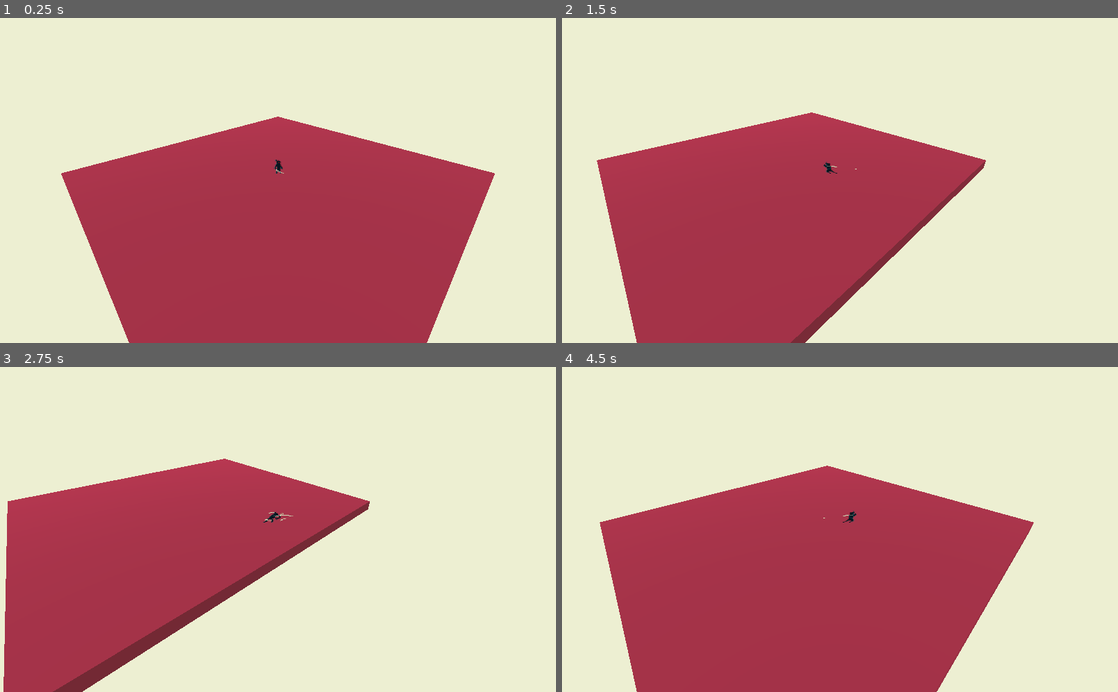
Above: before the commit, frames 1-4 (two rows, left to right).
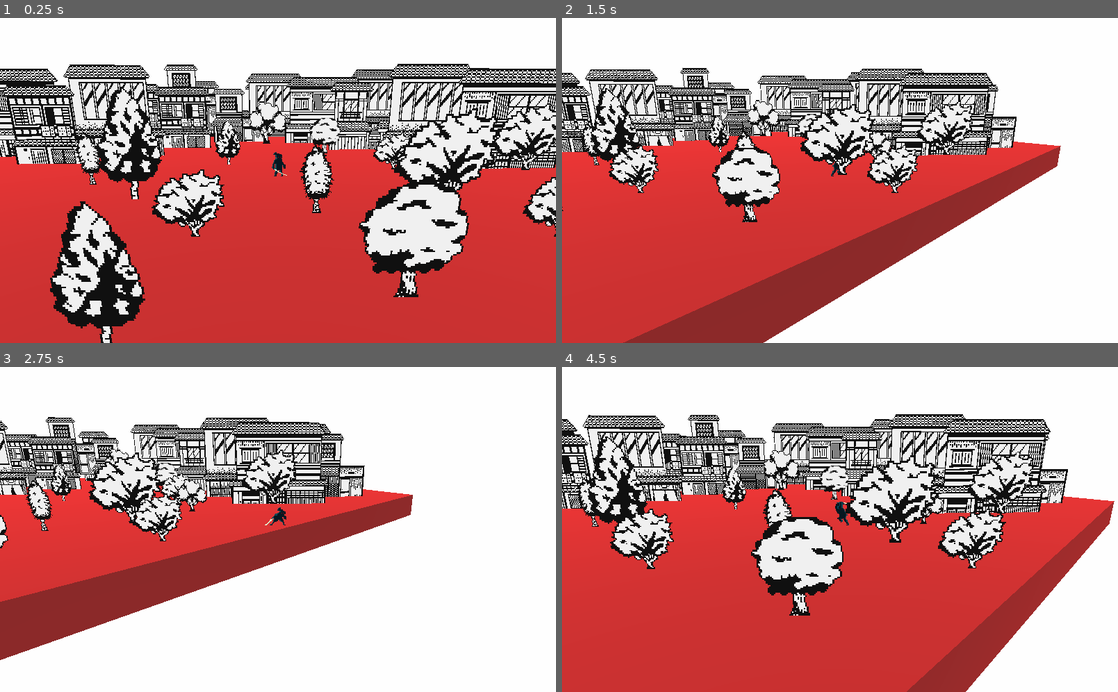
Above: after the commit, the same moments.

Repository: YottaYocta/Bushido
Game: Godot game, scene res://Game.tscn
Same seed, same stepped clock (60 frames per second), same inputs: the game is played once before the commit and once after it.
Inputs:
- Up to frame 1 (0.25 s): no input
- Up to frame 2 (1.5 s): hold D (right) 0.53-1.28 s; tap Space (dash) at 0.6, 1.35 s; hold S (backward) from 1.28 s (still down)
- Up to frame 3 (2.75 s): release S (backward) at 2.03 s; hold D (right) from 2.03 s (still down); tap Space (dash) at 2.1 s
- Up to frame 4 (4.5 s): release D (right) at 2.78 s; hold W (forward) 2.78-3.53 s; tap Space (dash) at 2.85, 3.6, 4.35 s; hold A (left) from 3.53 s (still down)

The runs differ from the first frame. In frame 1, 100% of the frame differs, in the area x 0-100%, y 0-100%; in frame 2, 100%; in frame 3, 100%; in frame 4, 100%.

Commit message:
added randomized sprites

Diff:
--- a/Game.tscn
+++ b/Game.tscn
@@ -1,12 +1,14 @@
-[gd_scene load_steps=6 format=2]
+[gd_scene load_steps=8 format=2]
 
 [ext_resource path="res://game/Player.tscn" type="PackedScene" id=1]
 [ext_resource path="res://game/Platform.tscn" type="PackedScene" id=2]
 [ext_resource path="res://Deadzone.gd" type="Script" id=3]
+[ext_resource path="res://game/RandomBuilding.tscn" type="PackedScene" id=4]
+[ext_resource path="res://game/RandomObject.tscn" type="PackedScene" id=5]
 
 [sub_resource type="Environment" id=2]
 background_mode = 1
-background_color = Color( 0.933333, 0.941176, 0.827451, 1 )
+background_color = Color( 1, 1, 1, 1 )
 ambient_light_color = Color( 1, 1, 1, 1 )
 ambient_light_energy = 0.0
 
@@ -25,6 +27,7 @@
 transform = Transform( -0.278623, 0.895027, 0.348277, -0.0465436, -0.374795, 0.925939, 0.959272, 0.241778, 0.146084, -0.00130463, 1.68005, 0 )
 
 [node name="Platform" parent="." instance=ExtResource( 2 )]
+transform = Transform( 4, 0, 0, 0, 0.2, 0, 0, 0, 4, -1, -0.2, -1 )
 
 [node name="Deadzone" type="Area" parent="."]
 transform = Transform( 1, 0, 0, 0, 1, 0, 0, 0, 1, 0, -2, 0 )
@@ -33,4 +36,114 @@
 [node name="CollisionShape" type="CollisionShape" parent="Deadzone"]
 shape = SubResource( 3 )
 
+[node name="Buildings" type="Spatial" parent="."]
+transform = Transform( 0.99889, 0, 0.0471065, 0, 1.3, 0, -0.0471065, 0, 0.99889, -0.57042, -0.25614, -1.04492 )
+
+[node name="Random Building9" parent="Buildings" instance=ExtResource( 4 )]
+transform = Transform( 0.353554, 0, 0.353554, 0, 0.5, 0, -0.353554, 0, 0.353554, -2.4277, 0.535572, 2.73323 )
+
+[node name="Random Building10" parent="Buildings" instance=ExtResource( 4 )]
+transform = Transform( 0.353554, 0, 0.353554, 0, 0.5, 0, -0.353554, 0, 0.353554, -2.32925, 0.535572, 1.75606 )
+
+[node name="Random Building11" parent="Buildings" instance=ExtResource( 4 )]
+transform = Transform( 0.353554, 0, 0.353554, 0, 0.5, 0, -0.353554, 0, 0.353554, -2.21525, 0.535572, 0.624483 )
+
+[node name="Random Building12" parent="Buildings" instance=ExtResource( 4 )]
+transform = Transform( 0.353554, 0, 0.353554, 0, 0.5, 0, -0.353554, 0, 0.353554, -2.09522, 0.535572, -0.566837 )
+
+[node name="Random Building13" parent="Buildings" instance=ExtResource( 4 )]
+transform = Transform( 0.355719, 0, 0.351375, 0, 0.5, 0, -0.351375, 0, 0.355719, -1.99543, 0.535572, -1.72608 )
+
+[node name="Random Building14" parent="Buildings" instance=ExtResource( 4 )]
+transform = Transform( 0.353554, 0, 0.353554, 0, 0.5, 0, -0.353554, 0, 0.353554, -0.69042, 0.535572, -1.63437 )
+
+[node name="Random Building15" parent="Buildings" instance=ExtResource( 4 )]
+transform = Transform( 0.353554, 0, 0.353554, 0, 0.5, 0, -0.353554, 0, 0.353554, 0.373371, 0.535572, -1.52719 )
+
+[node name="Random Building16" parent="Buildings" instance=ExtResource( 4 )]
+transform = Transform( 0.353554, 0, 0.353554, 0, 0.5, 0, -0.353554, 0, 0.353554, 1.46477, 0.535572, -1.41724 )
+
+[node name="Random Building17" parent="Buildings" instance=ExtResource( 4 )]
+transform = Transform( 0.353554, 0, 0.353554, 0, 0.5, 0, -0.353554, 0, 0.353554, 2.45912, 0.535572, -1.31706 )
+
+[node name="Random Building20" parent="Buildings" instance=ExtResource( 4 )]
+transform = Transform( 0.351689, 0, 0.355408, 0, 0.5, 0, -0.355408, 0, 0.351689, -2.70041, 0.881676, 0.109093 )
+
+[node name="Random Building21" parent="Buildings" instance=ExtResource( 4 )]
+transform = Transform( 0.351689, 0, 0.355408, 0, 0.5, 0, -0.355408, 0, 0.351689, -3.44406, 0.577908, 2.87876 )
+
+[node name="Random Building22" parent="Buildings" instance=ExtResource( 4 )]
+transform = Transform( 0.351689, 0, 0.355408, 0, 0.5, 0, -0.355408, 0, 0.351689, -3.21476, 0.577908, 0.985617 )
+
+[node name="Random Building23" parent="Buildings" instance=ExtResource( 4 )]
+transform = Transform( 0.351689, 0, 0.355408, 0, 0.5, 0, -0.355408, 0, 0.351689, -3.09251, 0.596324, -0.854507 )
+
+[node name="Random Building24" parent="Buildings" instance=ExtResource( 4 )]
+transform = Transform( 0.353866, 0, 0.35324, 0, 0.5, 0, -0.35324, 0, 0.353866, -2.60189, 0.577908, -2.23843 )
+
+[node name="Random Building25" parent="Buildings" instance=ExtResource( 4 )]
+transform = Transform( 0.351689, 0, 0.355408, 0, 0.5, 0, -0.355408, 0, 0.351689, -1.71512, 0.577908, -3.06969 )
+
+[node name="Random Building26" parent="Buildings" instance=ExtResource( 4 )]
+transform = Transform( 0.351689, 0, 0.355408, 0, 0.5, 0, -0.355408, 0, 0.351689, -0.0342703, 0.577908, -2.88763 )
+
+[node name="Random Building27" parent="Buildings" instance=ExtResource( 4 )]
+transform = Transform( 0.351689, 0, 0.355408, 0, 0.5, 0, -0.355408, 0, 0.351689, 1.63426, 0.577908, -2.70351 )
+
+[node name="Random Building28" parent="Buildings" instance=ExtResource( 4 )]
+transform = Transform( 0.35169, 0, 0.355407, 0, 0.5, 0, -0.355407, 0, 0.35169, 2.72704, 0.577908, -2.55593 )
+
+[node name="Trees" type="Spatial" parent="."]
+
+[node name="RandomObject" parent="Trees" instance=ExtResource( 5 )]
+transform = Transform( 0.212132, 0, 0.212132, 0, 0.3, 0, -0.212132, 0, 0.212132, -1.00967, 0.29382, 0 )
+
+[node name="RandomObject4" parent="Trees" instance=ExtResource( 5 )]
+transform = Transform( 0.212132, 0, 0.212132, 0, 0.3, 0, -0.212132, 0, 0.212132, 2.64284, 0.29382, 0 )
+
+[node name="RandomObject5" parent="Trees" instance=ExtResource( 5 )]
+transform = Transform( 0.212132, 0, 0.212132, 0, 0.3, 0, -0.212132, 0, 0.212132, 2.64284, 0.29382, 2.75478 )
+
+[node name="RandomObject13" parent="Trees" instance=ExtResource( 5 )]
+transform = Transform( 0.353553, 0, 0.353553, 0, 0.5, 0, -0.353553, 0, 0.353553, -0.357161, 0.496797, 1.61324 )
+
+[node name="RandomObject14" parent="Trees" instance=ExtResource( 5 )]
+transform = Transform( 0.353553, 0, 0.353553, 0, 0.5, 0, -0.353553, 0, 0.353553, -1.40666, 0.496797, -1.17098 )
+
+[node name="RandomObject15" parent="Trees" instance=ExtResource( 5 )]
+transform = Transform( 0.353553, 0, 0.353553, 0, 0.5, 0, -0.353553, 0, 0.353553, 1.89676, 0.496797, -0.00101948 )
+
+[node name="RandomObject16" parent="Trees" instance=ExtResource( 5 )]
+transform = Transform( 0.353553, 0, 0.353553, 0, 0.5, 0, -0.353553, 0, 0.353553, 2.12245, 0.496797, -1.98082 )
+
+[node name="RandomObject17" parent="Trees" instance=ExtResource( 5 )]
+transform = Transform( 0.353553, 0, 0.353553, 0, 0.5, 0, -0.353553, 0, 0.353553, -3.14668, 0.496797, 2.56892 )
+
+[node name="RandomObject6" parent="Trees" instance=ExtResource( 5 )]
+transform = Transform( 0.212132, 0, 0.212132, 0, 0.3, 0, -0.212132, 0, 0.212132, -0.578395, 0.29382, 2.75478 )
+
+[node name="RandomObject8" parent="Trees" instance=ExtResource( 5 )]
+transform = Transform( 0.212132, 0, 0.212132, 0, 0.3, 0, -0.212132, 0, 0.212132, -1.20232, 0.29382, 1.73371 )
+
+[node name="RandomObject9" parent="Trees" instance=ExtResource( 5 )]
+transform = Transform( 0.212132, 0, 0.212132, 0, 0.3, 0, -0.212132, 0, 0.212132, 2.19863, 0.29382, 1.28426 )
+
+[node name="RandomObject10" parent="Trees" instance=ExtResource( 5 )]
+transform = Transform( 0.212132, 0, 0.212132, 0, 0.3, 0, -0.212132, 0, 0.212132, 1.13306, 0.29382, 0.674256 )
+
+[node name="RandomObject11" parent="Trees" instance=ExtResource( 5 )]
+transform = Transform( 0.212132, 0, 0.212132, 0, 0.3, 0, -0.212132, 0, 0.212132, 1.49538, 0.29382, 2.47683 )
+
+[node name="RandomObject12" parent="Trees" instance=ExtResource( 5 )]
+transform = Transform( 0.212132, 0, 0.212132, 0, 0.3, 0, -0.212132, 0, 0.212132, 1.70608, 0.29382, -0.943189 )
+
+[node name="RandomObject7" parent="Trees" instance=ExtResource( 5 )]
+transform = Transform( 0.212132, 0, 0.212132, 0, 0.3, 0, -0.212132, 0, 0.212132, -0.578395, 0.29382, -1.68709 )
+
+[node name="RandomObject2" parent="Trees" instance=ExtResource( 5 )]
+transform = Transform( 0.212132, 0, 0.212132, 0, 0.3, 0, -0.212132, 0, 0.212132, 0.911872, 0.29382, -1.12257 )
+
+[node name="RandomObject3" parent="Trees" instance=ExtResource( 5 )]
+transform = Transform( 0.212132, 0, 0.212132, 0, 0.3, 0, -0.212132, 0, 0.212132, 0.911872, 0.29382, 1.74282 )
+
 [connection signal="body_entered" from="Deadzone" to="Deadzone" method="_on_Deadzone_body_entered"]
--- a/game/Platform.tscn
+++ b/game/Platform.tscn
@@ -3,7 +3,7 @@
 [sub_resource type="CubeMesh" id=3]
 
 [sub_resource type="SpatialMaterial" id=4]
-albedo_color = Color( 0.65098, 0.129412, 0.258824, 1 )
+albedo_color = Color( 0.8, 0.0980392, 0.0980392, 1 )
 
 [sub_resource type="BoxShape" id=5]
 
--- a/game/Player.gd
+++ b/game/Player.gd
@@ -10,8 +10,8 @@
 var velocity := Vector3.ZERO
 var dash_dir := Vector3.RIGHT
 export var gravity := 10.0
-export var acceleration := 7.0
-export var dash_multiplier := 400.0
+export var acceleration := 7
+export var dash_multiplier := 600.0
 export var friction_coefficient := 10.0
 export var vector_threshold := 0.1
 
@@ -21,7 +21,8 @@
 func _process(delta):
 	if state == PLAYER_STATE.MOVEMENT:
 		if Input.is_action_just_pressed('dash'):
-			$AnimatedSprite3D.animation = 'dash'
+			$AnimatedSprite3D.set_animation('dash')
+			$AnimatedSprite3D.play()
 			velocity += dash_dir.rotated(Vector3.UP, rotation.y) * dash_multiplier * delta
 			state = PLAYER_STATE.DASH
 		else:
@@ -38,10 +39,11 @@
 			# Animation
 
 			if velocity.length() < vector_threshold:
-				$AnimatedSprite3D.animation = 'idle'
+				$AnimatedSprite3D.set_animation('idle')
+				$AnimatedSprite3D.play()
 				velocity = Vector3.ZERO
 			if velocity.length() > vector_threshold:
-				$AnimatedSprite3D.animation = 'run'
+				$AnimatedSprite3D.set_animation('run')
 				$AnimatedSprite3D.play()
 			if direction.length() > vector_threshold:
 				dash_dir = direction.normalized()
@@ -51,16 +53,23 @@
 			elif velocity.x > vector_threshold:
 				$AnimatedSprite3D.flip_h = false
 
-			direction = direction.rotated(Vector3.UP, rotation.y) * acceleration
-			velocity += direction * delta;
-
+			direction = direction.normalized().rotated(Vector3.UP, rotation.y) * acceleration
+			velocity += direction * delta
+			velocity -= Vector3(0, gravity, 0) * delta
 
 	elif state == PLAYER_STATE.DASH:
 		if velocity.length() < vector_threshold:
 			state = PLAYER_STATE.MOVEMENT
 
-	velocity -= velocity / friction_coefficient + Vector3(0, gravity, 0) * delta
+	velocity -= velocity / friction_coefficient
 	velocity = move_and_slide(velocity, Vector3.UP)
 
 func kill():
+	state = PLAYER_STATE.DIE
+	$AnimatedSprite3D.set_animation('die')
+	$AnimatedSprite3D.play()
+	$RespawnTimer.start()
+
+func _on_RespawnTimer_timeout():
+	state = PLAYER_STATE.MOVEMENT
 	transform.origin = Vector3.ZERO + Vector3(0, 1, 0)
--- a/game/Player.tscn
+++ b/game/Player.tscn
@@ -1,32 +1,122 @@
-[gd_scene load_steps=40 format=2]
+[gd_scene load_steps=41 format=2]
 
 [ext_resource path="res://assets/sekiro_spritesheet_v2.png" type="Texture" id=1]
 [ext_resource path="res://game/Player.gd" type="Script" id=2]
 
+[sub_resource type="AtlasTexture" id=13]
+flags = 19
+atlas = ExtResource( 1 )
+region = Rect2( 0, 160, 32, 32 )
+
+[sub_resource type="AtlasTexture" id=14]
+flags = 19
+atlas = ExtResource( 1 )
+region = Rect2( 32, 160, 32, 32 )
+
+[sub_resource type="AtlasTexture" id=15]
+flags = 19
+atlas = ExtResource( 1 )
+region = Rect2( 64, 160, 32, 32 )
+
+[sub_resource type="AtlasTexture" id=16]
+flags = 19
+atlas = ExtResource( 1 )
+region = Rect2( 96, 160, 32, 32 )
+
+[sub_resource type="AtlasTexture" id=17]
+flags = 19
+atlas = ExtResource( 1 )
+region = Rect2( 128, 160, 32, 32 )
+
+[sub_resource type="AtlasTexture" id=18]
+flags = 19
+atlas = ExtResource( 1 )
+region = Rect2( 160, 160, 32, 32 )
+
+[sub_resource type="AtlasTexture" id=19]
+flags = 19
+atlas = ExtResource( 1 )
+region = Rect2( 192, 160, 32, 32 )
+
+[sub_resource type="AtlasTexture" id=20]
+flags = 19
+atlas = ExtResource( 1 )
+region = Rect2( 224, 160, 32, 32 )
+
+[sub_resource type="AtlasTexture" id=21]
+flags = 19
+atlas = ExtResource( 1 )
+region = Rect2( 0, 192, 32, 32 )
+
+[sub_resource type="AtlasTexture" id=22]
+flags = 19
+atlas = ExtResource( 1 )
+region = Rect2( 32, 192, 32, 32 )
+
+[sub_resource type="AtlasTexture" id=23]
+flags = 19
+atlas = ExtResource( 1 )
+region = Rect2( 64, 192, 32, 32 )
+
+[sub_resource type="AtlasTexture" id=24]
+flags = 19
+atlas = ExtResource( 1 )
+region = Rect2( 96, 192, 32, 32 )
+
+[sub_resource type="AtlasTexture" id=25]
+flags = 19
+atlas = ExtResource( 1 )
+region = Rect2( 128, 192, 32, 32 )
+
+[sub_resource type="AtlasTexture" id=26]
+flags = 19
+atlas = ExtResource( 1 )
+region = Rect2( 160, 192, 32, 32 )
+
+[sub_resource type="AtlasTexture" id=27]
+flags = 19
+atlas = ExtResource( 1 )
+region = Rect2( 192, 192, 32, 32 )
+
+[sub_resource type="AtlasTexture" id=28]
+flags = 19
+atlas = ExtResource( 1 )
+region = Rect2( 224, 192, 32, 32 )
+
+[sub_resource type="AtlasTexture" id=29]
+flags = 19
+atlas = ExtResource( 1 )
+region = Rect2( 256, 192, 32, 32 )
+
 [sub_resource type="AtlasTexture" id=43]
 flags = 19
 atlas = ExtResource( 1 )
-region = Rect2( 0, 256, 64, 32 )
+region = Rect2( 0, 64, 32, 32 )
 
 [sub_resource type="AtlasTexture" id=44]
 flags = 19
 atlas = ExtResource( 1 )
-region = Rect2( 64, 256, 64, 32 )
+region = Rect2( 32, 64, 32, 32 )
 
 [sub_resource type="AtlasTexture" id=45]
 flags = 19
 atlas = ExtResource( 1 )
-region = Rect2( 128, 256, 64, 32 )
+region = Rect2( 64, 64, 32, 32 )
 
 [sub_resource type="AtlasTexture" id=46]
 flags = 19
 atlas = ExtResource( 1 )
-region = Rect2( 192, 256, 64, 32 )
+region = Rect2( 96, 64, 32, 32 )
 
 [sub_resource type="AtlasTexture" id=47]
 flags = 19
 atlas = ExtResource( 1 )
-region = Rect2( 256, 256, 64, 32 )
+region = Rect2( 128, 64, 32, 32 )
+
+[sub_resource type="AtlasTexture" id=48]
+flags = 19
+atlas = ExtResource( 1 )
+region = Rect2( 160, 64, 32, 32 )
 
 [sub_resource type="AtlasTexture" id=30]
 flags = 19
@@ -57,91 +147,6 @@
 flags = 19
 atlas = ExtResource( 1 )
 region = Rect2( 160, 32, 32, 32 )
-
-[sub_resource type="AtlasTexture" id=13]
-flags = 19
-atlas = ExtResource( 1 )
-region = Rect2( 0, 160, 32, 32 )
-
-[sub_resource type="AtlasTexture" id=14]
-flags = 19
-atlas = ExtResource( 1 )
-region = Rect2( 32, 160, 32, 32 )
-
-[sub_resource type="AtlasTexture" id=15]
-flags = 19
-atlas = ExtResource( 1 )
-region = Rect2( 64, 160, 32, 32 )
-
-[sub_resource type="AtlasTexture" id=16]
-flags = 19
-atlas = ExtResource( 1 )
-region = Rect2( 96, 160, 32, 32 )
-
-[sub_resource type="AtlasTexture" id=17]
-flags = 19
-atlas = ExtResource( 1 )
-region = Rect2( 128, 160, 32, 32 )
-
-[sub_resource type="AtlasTexture" id=18]
-flags = 19
-atlas = ExtResource( 1 )
-region = Rect2( 160, 160, 32, 32 )
-
-[sub_resource type="AtlasTexture" id=19]
-flags = 19
-atlas = ExtResource( 1 )
-region = Rect2( 192, 160, 32, 32 )
-
-[sub_resource type="AtlasTexture" id=20]
-flags = 19
-atlas = ExtResource( 1 )
-region = Rect2( 224, 160, 32, 32 )
-
-[sub_resource type="AtlasTexture" id=21]
-flags = 19
-atlas = ExtResource( 1 )
-region = Rect2( 0, 192, 32, 32 )
-
-[sub_resource type="AtlasTexture" id=22]
-flags = 19
-atlas = ExtResource( 1 )
-region = Rect2( 32, 192, 32, 32 )
-
-[sub_resource type="AtlasTexture" id=23]
-flags = 19
-atlas = ExtResource( 1 )
-region = Rect2( 64, 192, 32, 32 )
-
-[sub_resource type="AtlasTexture" id=24]
-flags = 19
-atlas = ExtResource( 1 )
-region = Rect2( 96, 192, 32, 32 )
-
-[sub_resource type="AtlasTexture" id=25]
-flags = 19
-atlas = ExtResource( 1 )
-region = Rect2( 128, 192, 32, 32 )
-
-[sub_resource type="AtlasTexture" id=26]
-flags = 19
-atlas = ExtResource( 1 )
-region = Rect2( 160, 192, 32, 32 )
-
-[sub_resource type="AtlasTexture" id=27]
-flags = 19
-atlas = ExtResource( 1 )
-region = Rect2( 192, 192, 32, 32 )
-
-[sub_resource type="AtlasTexture" id=28]
-flags = 19
-atlas = ExtResource( 1 )
-region = Rect2( 224, 192, 32, 32 )
-
-[sub_resource type="AtlasTexture" id=29]
-flags = 19
-atlas = ExtResource( 1 )
-region = Rect2( 256, 192, 32, 32 )
 
 [sub_resource type="AtlasTexture" id=36]
 flags = 19
@@ -180,21 +185,21 @@
 
 [sub_resource type="SpriteFrames" id=11]
 animations = [ {
-"frames": [ SubResource( 43 ), SubResource( 44 ), SubResource( 45 ), SubResource( 46 ), SubResource( 47 ) ],
+"frames": [ SubResource( 13 ), SubResource( 14 ), SubResource( 15 ), SubResource( 16 ), SubResource( 17 ), SubResource( 18 ), SubResource( 19 ), SubResource( 20 ), SubResource( 21 ), SubResource( 22 ), SubResource( 23 ), SubResource( 24 ), SubResource( 25 ), SubResource( 26 ), SubResource( 27 ), SubResource( 28 ), SubResource( 29 ) ],
+"loop": false,
+"name": "die",
+"speed": 12.0
+}, {
+"frames": [ SubResource( 43 ), SubResource( 44 ), SubResource( 45 ), SubResource( 46 ), SubResource( 47 ), SubResource( 48 ) ],
 "loop": true,
 "name": "dash",
-"speed": 5.0
+"speed": 6.0
 }, {
 "frames": [ SubResource( 30 ), SubResource( 31 ), SubResource( 32 ), SubResource( 33 ), SubResource( 34 ), SubResource( 35 ) ],
 "loop": true,
 "name": "run",
 "speed": 6.0
 }, {
-"frames": [ SubResource( 13 ), SubResource( 14 ), SubResource( 15 ), SubResource( 16 ), SubResource( 17 ), SubResource( 18 ), SubResource( 19 ), SubResource( 20 ), SubResource( 21 ), SubResource( 22 ), SubResource( 23 ), SubResource( 24 ), SubResource( 25 ), SubResource( 26 ), SubResource( 27 ), SubResource( 28 ), SubResource( 29 ) ],
-"loop": true,
-"name": "die",
-"speed": 5.0
-}, {
 "frames": [ SubResource( 36 ), SubResource( 37 ), SubResource( 38 ), SubResource( 39 ), SubResource( 40 ), SubResource( 41 ), SubResource( 42 ) ],
 "loop": true,
 "name": "idle",
@@ -202,7 +207,7 @@
 } ]
 
 [sub_resource type="CapsuleShape" id=12]
-radius = 0.0683452
+radius = 0.0803762
 height = 0.158294
 
 [node name="Player" type="KinematicBody"]
@@ -212,10 +217,18 @@
 frames = SubResource( 11 )
 animation = "dash"
 
-[node name="InterpolatedCamera" type="InterpolatedCamera" parent="."]
-transform = Transform( 1, 0, 0, 0, 0.866025, 0.5, 0, -0.5, 0.866026, 0, 2, 4 )
-size = 4.0
-
 [node name="CollisionShape" type="CollisionShape" parent="."]
-transform = Transform( 1, 0, 0, 0, -4.37114e-08, -1, 0, 1, -4.37114e-08, 0, 0, 0 )
+transform = Transform( 1, 0, 0, 0, -4.37114e-08, -1, 0, 1, -4.37114e-08, 0, -0.000579223, 0 )
 shape = SubResource( 12 )
+
+[node name="RespawnTimer" type="Timer" parent="."]
+wait_time = 2.0
+one_shot = true
+
+[node name="Camera" type="Camera" parent="."]
+transform = Transform( 1, 0, 0, 0, 0.965926, 0.258819, 0, -0.258819, 0.965926, 0, 0.838589, 3.91343 )
+fov = 52.8
+size = 5.0
+near = 0.01
+
+[connection signal="timeout" from="RespawnTimer" to="." method="_on_RespawnTimer_timeout"]
--- /dev/null
+++ b/game/RandomBuilding.gd
@@ -0,0 +1,9 @@
+extends StaticBody
+
+func _ready():
+	randomize()
+	$AnimatedSprite3D.frame = randi() % $AnimatedSprite3D.frames.get_frame_count('default')
+
+# Called every frame. 'delta' is the elapsed time since the previous frame.
+#func _process(delta):
+#	pass
--- /dev/null
+++ b/game/RandomBuilding.tscn
@@ -0,0 +1,29 @@
+[gd_scene load_steps=9 format=2]
+
+[ext_resource path="res://assets/BUILDINGS/House7.png" type="Texture" id=1]
+[ext_resource path="res://assets/BUILDINGS/House4.png" type="Texture" id=2]
+[ext_resource path="res://assets/BUILDINGS/House3.png" type="Texture" id=3]
+[ext_resource path="res://assets/BUILDINGS/House8.png" type="Texture" id=4]
+[ext_resource path="res://game/RandomBuilding.gd" type="Script" id=12]
+[ext_resource path="res://assets/BUILDINGS/House17.png" type="Texture" id=14]
+
+[sub_resource type="BoxShape" id=1]
+
+[sub_resource type="SpriteFrames" id=2]
+animations = [ {
+"frames": [ ExtResource( 3 ), ExtResource( 2 ), ExtResource( 1 ), ExtResource( 4 ), ExtResource( 14 ) ],
+"loop": true,
+"name": "default",
+"speed": 5.0
+} ]
+
+[node name="Random Building" type="StaticBody"]
+script = ExtResource( 12 )
+
+[node name="CollisionShape" type="CollisionShape" parent="."]
+transform = Transform( 1.1, 0, 0, 0, 1, 0, 0, 0, 2, 0, 0, -1.8 )
+shape = SubResource( 1 )
+
+[node name="AnimatedSprite3D" type="AnimatedSprite3D" parent="."]
+transform = Transform( 3, 0, 0, 0, 3, 0, 0, 0, 1, 0, 0, 0 )
+frames = SubResource( 2 )
--- /dev/null
+++ b/game/RandomObject.gd
@@ -0,0 +1,9 @@
+extends StaticBody
+
+func _ready():
+	randomize()
+	$AnimatedSprite3D.frame = randi() % $AnimatedSprite3D.frames.get_frame_count('default')
+
+# Called every frame. 'delta' is the elapsed time since the previous frame.
+#func _process(delta):
+#	pass
--- /dev/null
+++ b/game/RandomObject.tscn
@@ -0,0 +1,30 @@
+[gd_scene load_steps=9 format=2]
+
+[ext_resource path="res://assets/NATURE/Tree1.png" type="Texture" id=1]
+[ext_resource path="res://assets/NATURE/Tree6.png" type="Texture" id=2]
+[ext_resource path="res://assets/NATURE/Tree3.png" type="Texture" id=3]
+[ext_resource path="res://assets/NATURE/Tree4.png" type="Texture" id=4]
+[ext_resource path="res://game/RandomObject.gd" type="Script" id=5]
+[ext_resource path="res://assets/NATURE/Tree5.png" type="Texture" id=6]
+
+[sub_resource type="CapsuleShape" id=3]
+radius = 0.532047
+
+[sub_resource type="SpriteFrames" id=2]
+animations = [ {
+"frames": [ ExtResource( 1 ), ExtResource( 3 ), ExtResource( 4 ), ExtResource( 6 ), ExtResource( 2 ) ],
+"loop": true,
+"name": "default",
+"speed": 5.0
+} ]
+
+[node name="RandomObject" type="StaticBody"]
+script = ExtResource( 5 )
+
+[node name="CollisionShape" type="CollisionShape" parent="."]
+transform = Transform( 1, 0, 0, 0, -4.37114e-08, -1, 0, 1, -4.37114e-08, 0, 0, 0 )
+shape = SubResource( 3 )
+
+[node name="AnimatedSprite3D" type="AnimatedSprite3D" parent="."]
+transform = Transform( 3, 0, 0, 0, 3, 0, 0, 0, 1, 0, 0, 0 )
+frames = SubResource( 2 )
Binary file added: assets/BUILDINGS/7eleven.png
Not shown, added: assets/BUILDINGS/7eleven.png.import
Binary file added: assets/BUILDINGS/Bakery.png
Not shown, added: assets/BUILDINGS/Bakery.png.import
Binary file added: assets/BUILDINGS/Bank.png
Not shown, added: assets/BUILDINGS/Bank.png.import
Binary file added: assets/BUILDINGS/Building.png
Not shown, added: assets/BUILDINGS/Building.png.import
Binary file added: assets/BUILDINGS/Burger.png
Not shown, added: assets/BUILDINGS/Burger.png.import
Binary file added: assets/BUILDINGS/HatShop-Eyes.png
Not shown, added: assets/BUILDINGS/HatShop-Eyes.png.import
(and 94 more such lines)
